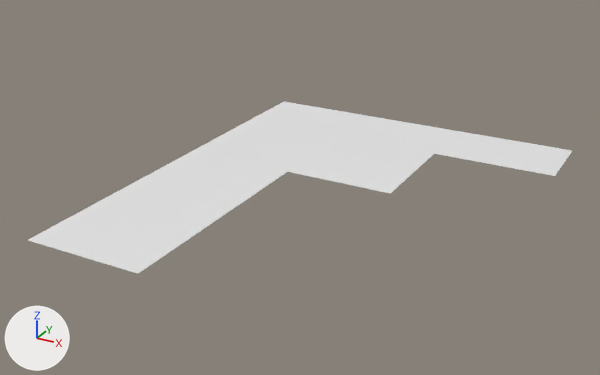
Before and after pictures for a commit that changed the FBX model LeafBlower/Assets/Art/Models/Suelo.fbx.
The view is the same before and after, from a 50 mm lens placed at (90.3, -175.7, 59.3), pointed at (0.7, -12.8, -22.1). The axes (+X, +Y, +Z) are drawn at lower left. The lights are the same throughout. Where no turn or scale is listed for an object, it has been applied to the vertices.

Objects in the first picture: 'SueloTierraSubdividido'.
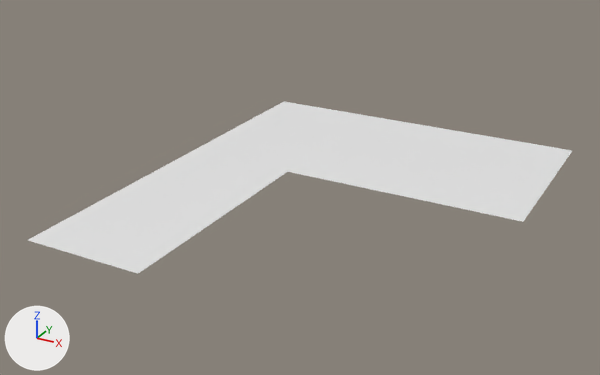
Pixel boxes [x1, y1, x2, y2] of what changed, in the pictures (600 x 375 px):
part 1 of me_scene_460, added: after [390, 154, 555, 222]

What changed in the scene script:
```text
Change me_scene_460:
    used by ob_suelotierrasubdividido; location = (0.0, 0.0, -22.6)
    remove me_scene_460.from_pydata(...)  # 19174 vertices, 18798 faces; spans x -37.6..53.2, y -64.5..46.2, z -0.1
    add me_scene_460.from_pydata(...)  # 22534 vertices, 22158 faces; spans x -37.6..53.2, y -64.5..46.2, z -0.1
    me_scene_460 part 1: 3360 vertices added at x 21.5..53.2, y -4.3..25.3, z -0.1
```
